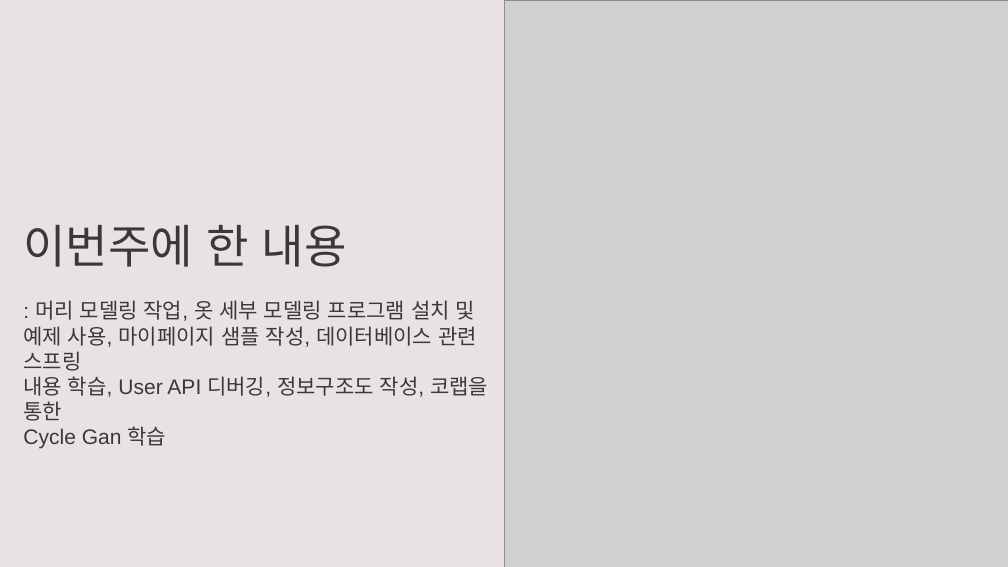
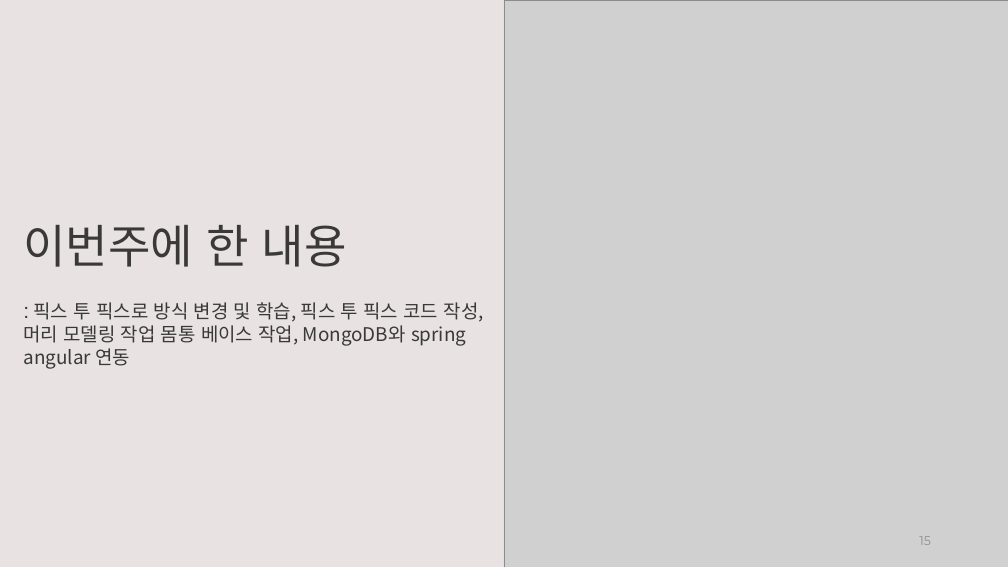
Before and after one commit to weaknessHero/Project_AvatarS, a slide deck: slide 15 of 발표자료/230316/PPT_230316.pptx. Drawn at 1008x567 pixels with LibreOffice and Linux fonts; fonts in the diff are those of the drawing; grey boxes stand for pictures. Boxes give left, top, right and bottom in pixels: in the first picture for what was removed or moved away, otherwise in the second. Text is boxed around its words. In the diff, an @@ line names an element or a change of style, - is before the commit and + after.

```diff
--- a/발표자료/230316/PPT_230316.pptx
+++ b/발표자료/230316/PPT_230316.pptx
@@ text at [23,302,484,369]: text changed; size 20 to 18 pt; font Arial to Noto Sans CJK KR @@
-: 머리 모델링 작업, 옷 세부 모델링 프로그램 설치 및
-예제 사용, 마이페이지 샘플 작성, 데이터베이스 관련 스프링
-내용 학습, User API 디버깅, 정보구조도 작성, 코랩을 통한
-Cycle Gan 학습
+: 픽스 투 픽스로 방식 변경 및 학습, 픽스 투 픽스 코드 작성,
+머리 모델링 작업 몸통 베이스 작업, MongoDB와 spring
+angular 연동
@@ page number added at [919,536,931,545], 12 pt, text #919191 @@
+15
```
Also in this commit, not shown: 25 other slides changed.
